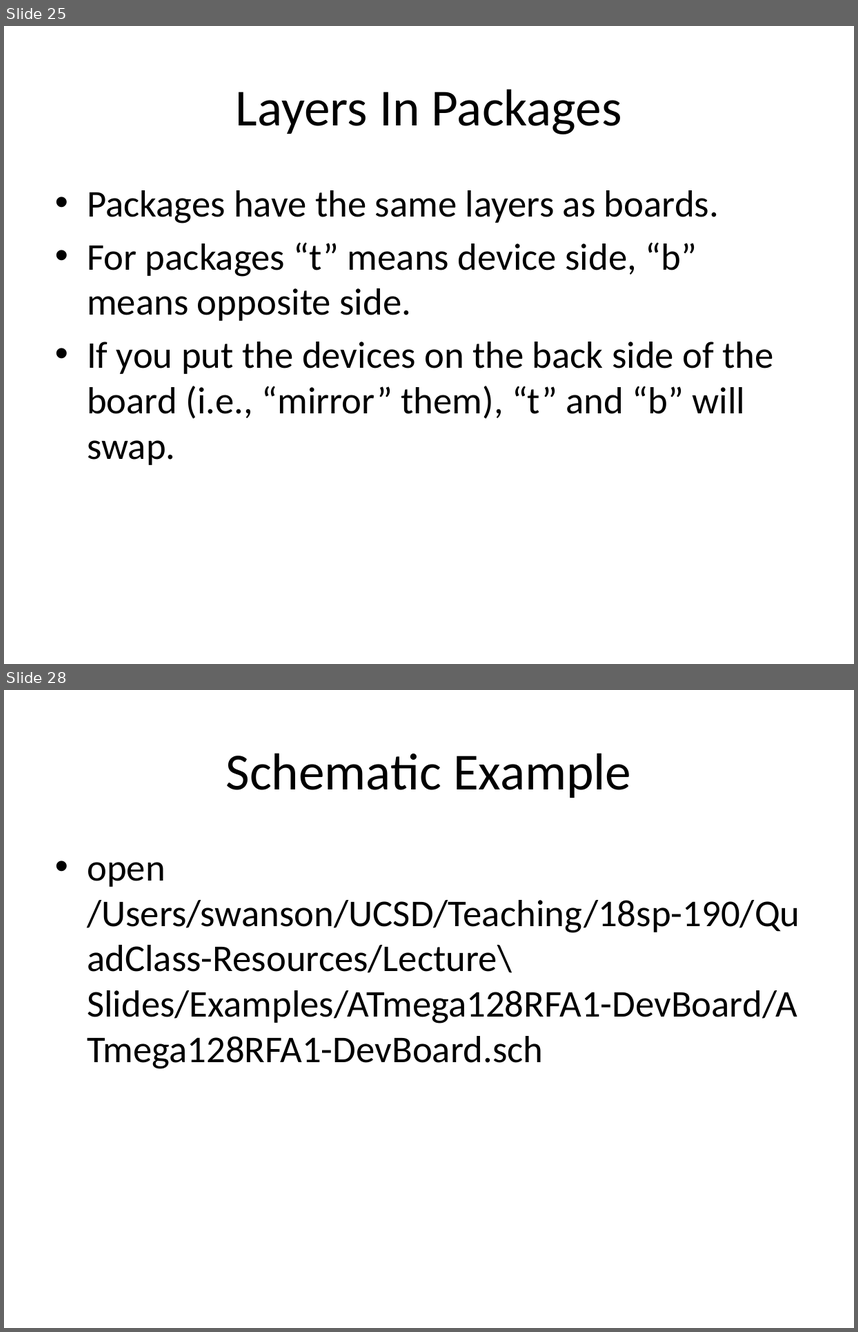
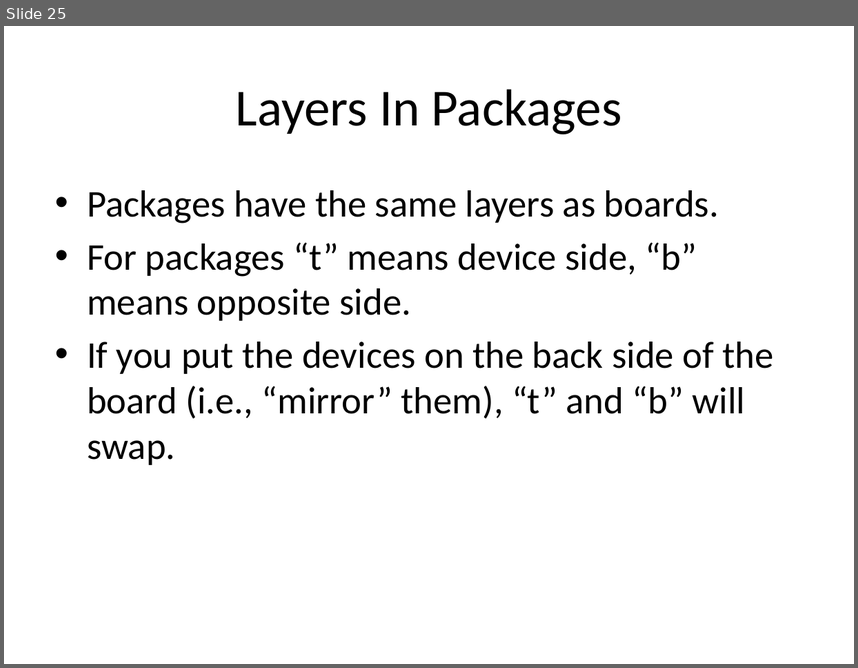
Before and after one commit to NVSL/QuadClass-Resources, a slide deck: Lecture Slides/Lab01-Eagle-Intro.pptx. Shown one above the other, each under a label of ours: slides 25 and 28 before the commit, slide 25 after it; the slides between them are not shown. The pictures are 858x1332 and 858x668 pixels, drawn with LibreOffice and Linux fonts; fonts in the diff are those of the drawing. Boxes give left, top, right and bottom in pixels: in the first picture for what was removed or moved away, otherwise in the second. Text is boxed around its words. In the diff, an @@ line names an element or a change of style, - is before the commit and + after.

```diff
--- a/Lecture Slides/Lab01-Eagle-Intro.pptx
+++ b/Lecture Slides/Lab01-Eagle-Intro.pptx
@@ slide 28 removed at [4, 690, 854, 1328], background #FFFFFF @@
@@ title removed at [226, 753, 631, 798] @@
-Schematic Example
@@ text removed at [87, 862, 800, 1069] @@
-• open /Users/swanson/UCSD/Teaching/18sp-190/QuadClass-Resources/Lecture\ Slides/Examples/ATmega128RFA1-DevBoard/ATmega128RFA1-DevBoard.sch
```
Also in this commit, not shown: 1 slide changed, 23 other slides removed, 14 other files.
